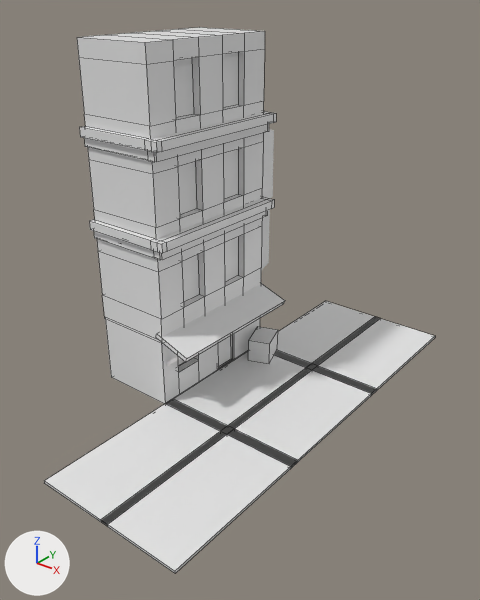
What one commit did to the FBX model blender/House.fbx.
Before and after are seen from a 50 mm lens placed at (40.7, -51.8, 42.9), pointed at (1.3, -2.5, 12.3). The axes (+X, +Y, +Z) are drawn at lower left. The lights are the same throughout. The first picture is the older version. Mesh edges are drawn as thin lines on the coarser meshes. Materials are left out; every surface is plain grey. Where no turn or scale is listed for an object, it has been applied to the vertices.

Before the edit, the objects in view are built like this:
```python
ob_cube = bpy.data.objects.new('Cube', me_cube)
ob_cube.location = (0.0, 0.0, 0.0)
ob_cube_001 = bpy.data.objects.new('Cube.001', me_cube_003)
ob_cube_001.location = (8.1, 0.0, 0.0)
ob_cube_002 = bpy.data.objects.new('Cube.002', me_cube_002)
ob_cube_002.location = (0.0, 0.0, 0.0)
ob_cube_003 = bpy.data.objects.new('Cube.003', me_cube_004)
ob_cube_003.location = (8.1, -16.2, 0.0)
ob_cube_004 = bpy.data.objects.new('Cube.004', me_cube_005)
ob_cube_004.location = (0.0, -16.2, 0.0)
ob_cube_005 = bpy.data.objects.new('Cube.005', me_cube_006)
ob_cube_005.location = (0.0, 16.1, 0.0)
ob_cube_006 = bpy.data.objects.new('Cube.006', me_cube_007)
ob_cube_006.location = (8.1, 16.1, 0.0)
ob_куб_010 = bpy.data.objects.new('Куб.010', me_куб_004)
ob_куб_010.location = (0.0, -2.4, 0.0)
# also in view: 'Куб.005' at (-8.5, 0.0, 18.6); 'Куб.001' at (-2.9, 0.0, 7.9); 'Куб.007' at (-8.9, 0.0, 32.8); 'Куб.006' at (-8.5, 0.0, 28.5); 'Куб' at (-8.9, 0.0, 12.9)
```
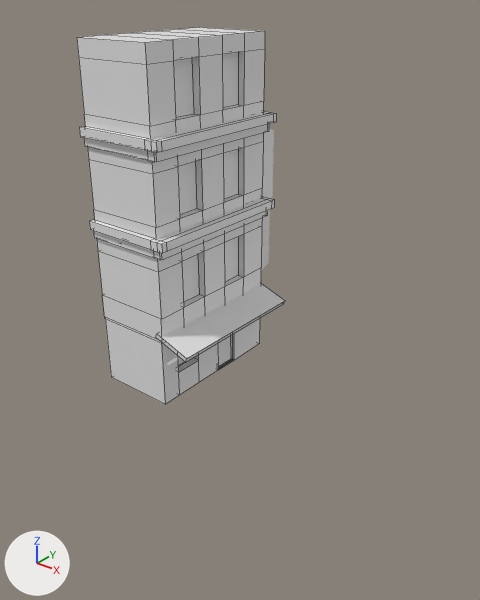
Pixel boxes (x1, y1, x2, y2) of what changed, in the pictures (480 x 600 px):
'Cube.003', deleted
    before: (101, 427, 298, 573)
'Cube.004', deleted
    before: (44, 399, 230, 527)
'Cube.001', deleted
    before: (221, 365, 376, 467)
'Cube.006', deleted
    before: (307, 317, 435, 394)
'Cube', deleted
    before: (165, 351, 317, 433)
'Cube.005', deleted
    before: (274, 301, 379, 369)
'Куб.010', deleted
    before: (248, 326, 278, 363)

Patch to the scene script:
```diff
--- a/blender/House.fbx.py
+++ b/blender/House.fbx.py
@@ ob_cube_001 @@
-ob_cube_001 = bpy.data.objects.new('Cube.001', me_cube_003)
-ob_cube_001.location = (8.1, 0.0, 0.0)
@@ ob_cube_006 @@
-ob_cube_006 = bpy.data.objects.new('Cube.006', me_cube_007)
-ob_cube_006.location = (8.1, 16.1, 0.0)
@@ ob_cube_004 @@
-ob_cube_004 = bpy.data.objects.new('Cube.004', me_cube_005)
-ob_cube_004.location = (0.0, -16.2, 0.0)
@@ ob_куб_010 @@
-ob_куб_010 = bpy.data.objects.new('Куб.010', me_куб_004)
-ob_куб_010.location = (0.0, -2.4, 0.0)
@@ ob_cube @@
-ob_cube = bpy.data.objects.new('Cube', me_cube)
-ob_cube.location = (0.0, 0.0, 0.0)
@@ ob_cube_005 @@
-ob_cube_005 = bpy.data.objects.new('Cube.005', me_cube_006)
-ob_cube_005.location = (0.0, 16.1, 0.0)
@@ ob_cube_003 @@
-ob_cube_003 = bpy.data.objects.new('Cube.003', me_cube_004)
-ob_cube_003.location = (8.1, -16.2, 0.0)
```
